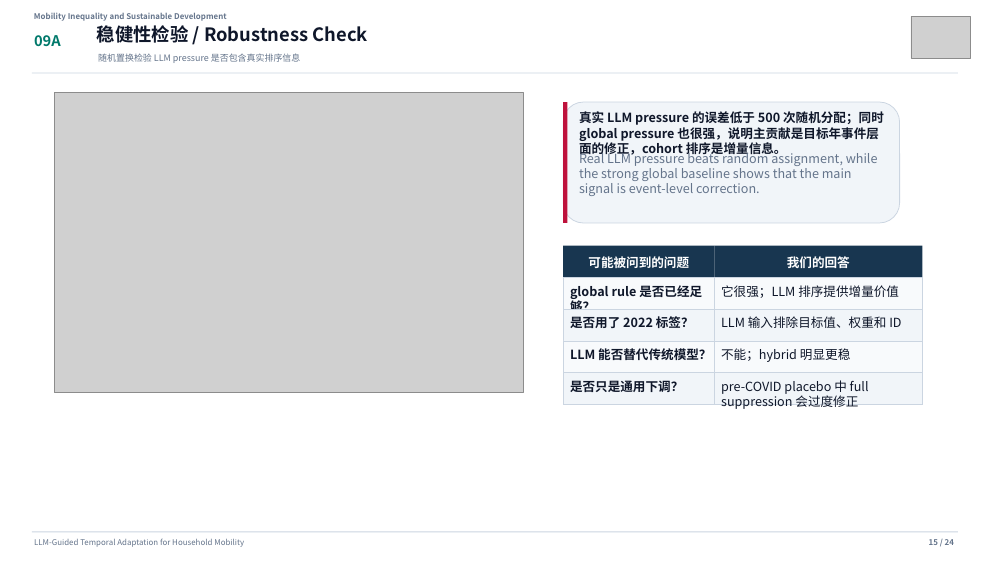
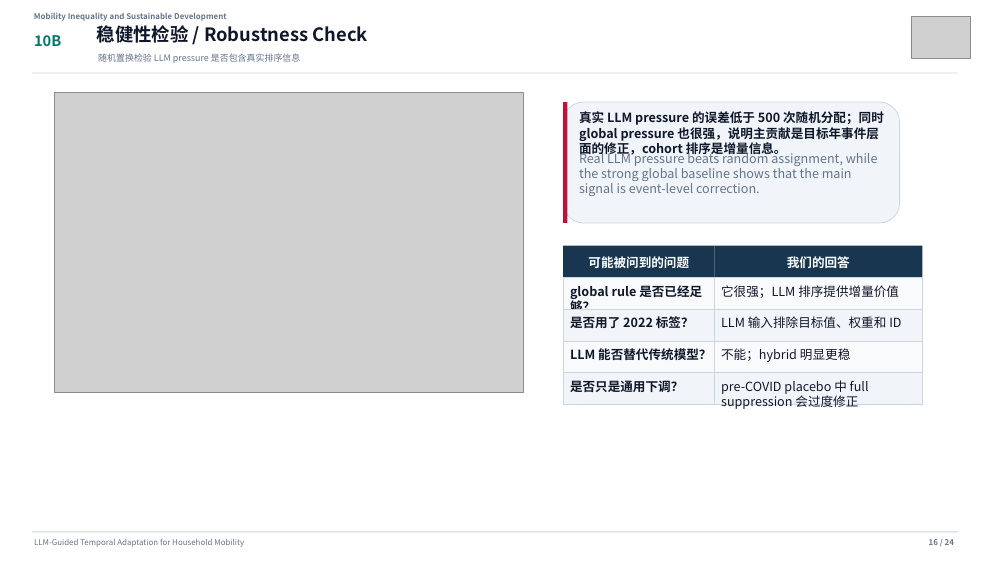
Before and after one commit to Lrving-code/NHTS-Travel-Prediction, a slide deck: slide 16 of outputs/final_project/NHTS_Travel_Behavior_Template_Presentation.pptx (slide 15 before the commit). Drawn at 1008x567 pixels with LibreOffice and Linux fonts; fonts in the diff are those of the drawing; grey boxes stand for pictures. Boxes give left, top, right and bottom in pixels: in the first picture for what was removed or moved away, otherwise in the second. Text is boxed around its words. In the diff, an @@ line names an element or a change of style, - is before the commit and + after.

```diff
--- a/outputs/final_project/NHTS_Travel_Behavior_Template_Presentation.pptx
+++ b/outputs/final_project/NHTS_Travel_Behavior_Template_Presentation.pptx
@@ text at (x1=34, y1=35, x2=61, y2=46): text changed @@
-09A
+10B
```
Also in this commit, not shown: 18 other slides changed, 2 other files.
